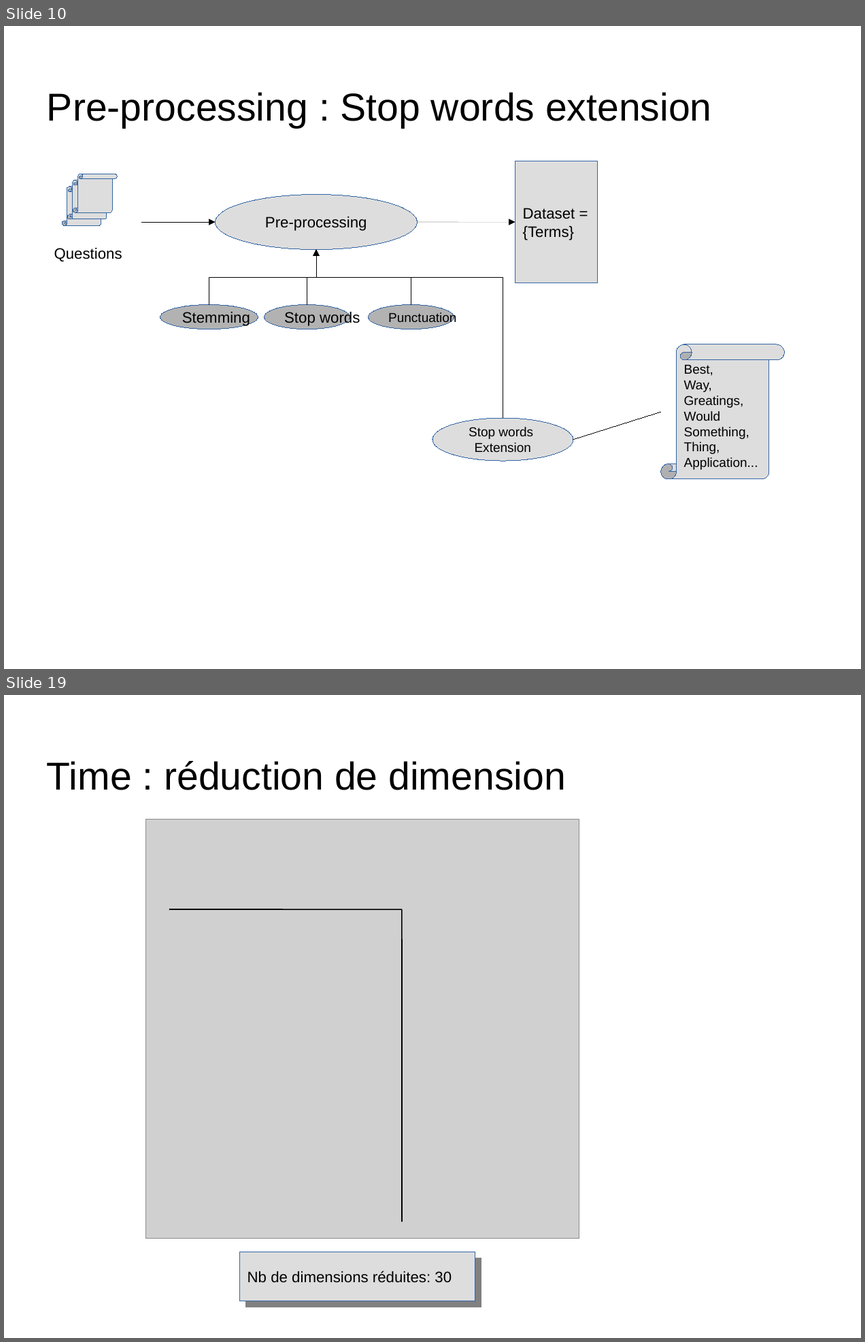
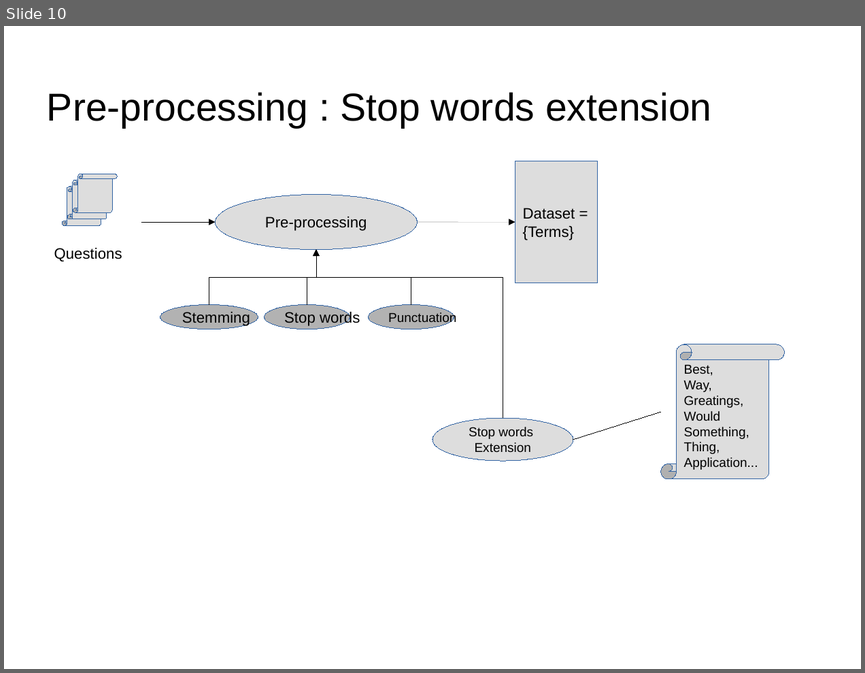
Before and after one commit to dataforcast/OC_Datascientist, a slide deck: P6/report/Openclassrooms_ParcoursDatascientist_P6-V1.odp. Shown one above the other, each under a label of ours: slides 10 and 19 before the commit, slide 10 after it; the slides between them are not shown. The pictures are 865x1342 and 865x673 pixels, drawn with LibreOffice and Linux fonts; fonts in the diff are those of the drawing; grey boxes stand for pictures; background and template pictures are left out. Boxes give left, top, right and bottom in pixels: in the first picture for what was removed or moved away, otherwise in the second. Text is boxed around its words. In the diff, an @@ line names an element or a change of style, - is before the commit and + after.

```diff
--- a/P6/report/Openclassrooms_ParcoursDatascientist_P6-V1.odp
+++ b/P6/report/Openclassrooms_ParcoursDatascientist_P6-V1.odp
@@ slide 19 removed at box(4, 695, 861, 1338), background picture (left out) @@
@@ title removed at box(47, 761, 565, 790) @@
-Time : réduction de dimension
@@ picture removed at box(146, 819, 580, 1238) @@
@@ line removed from (170, 910) to (402, 910) @@
@@ line removed from (402, 910) to (402, 1221) @@
@@ rectangle removed at box(239, 1253, 475, 1302) @@
-Nb de dimensions réduites: 30
```
Also in this commit, not shown: 2 slides changed, 1 slide added, 57 other slides removed, 8 other files.
